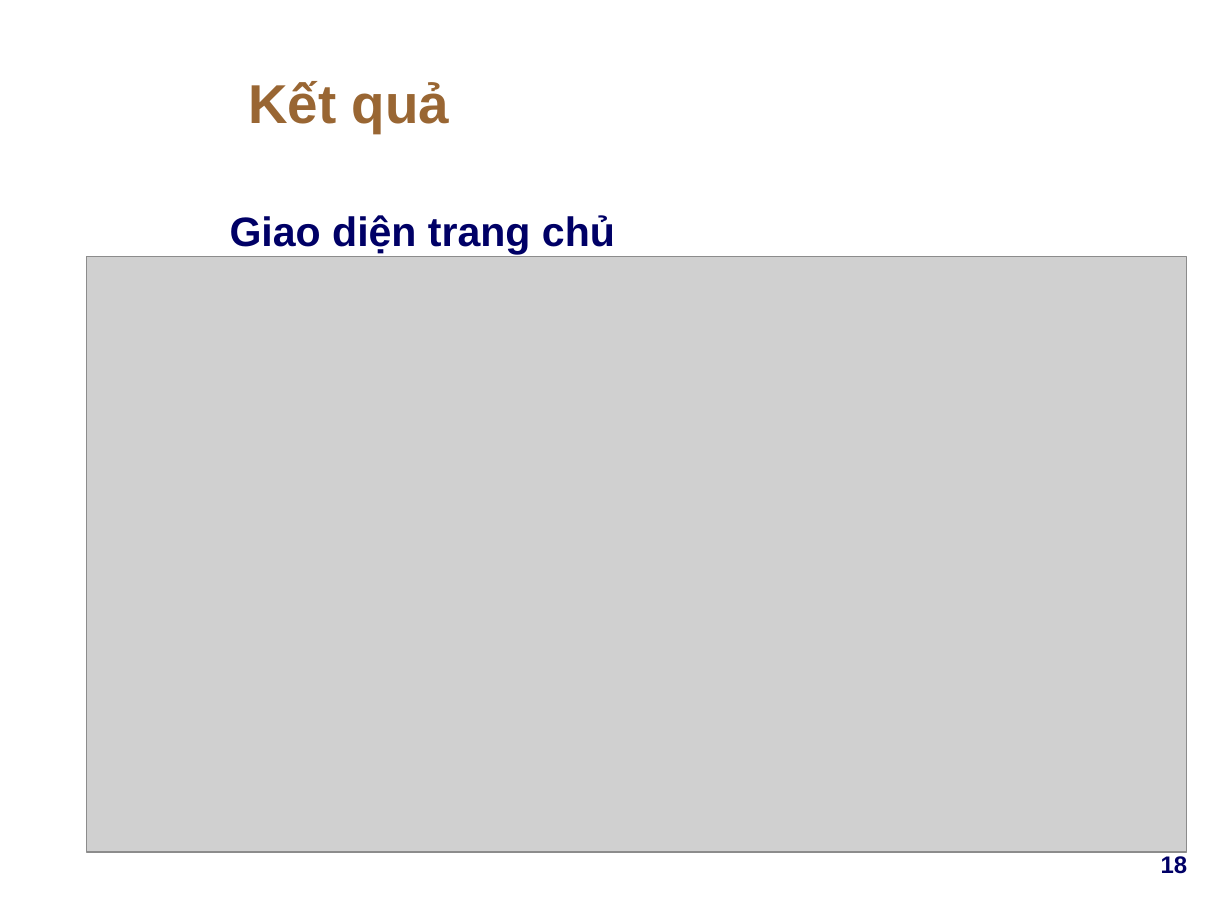
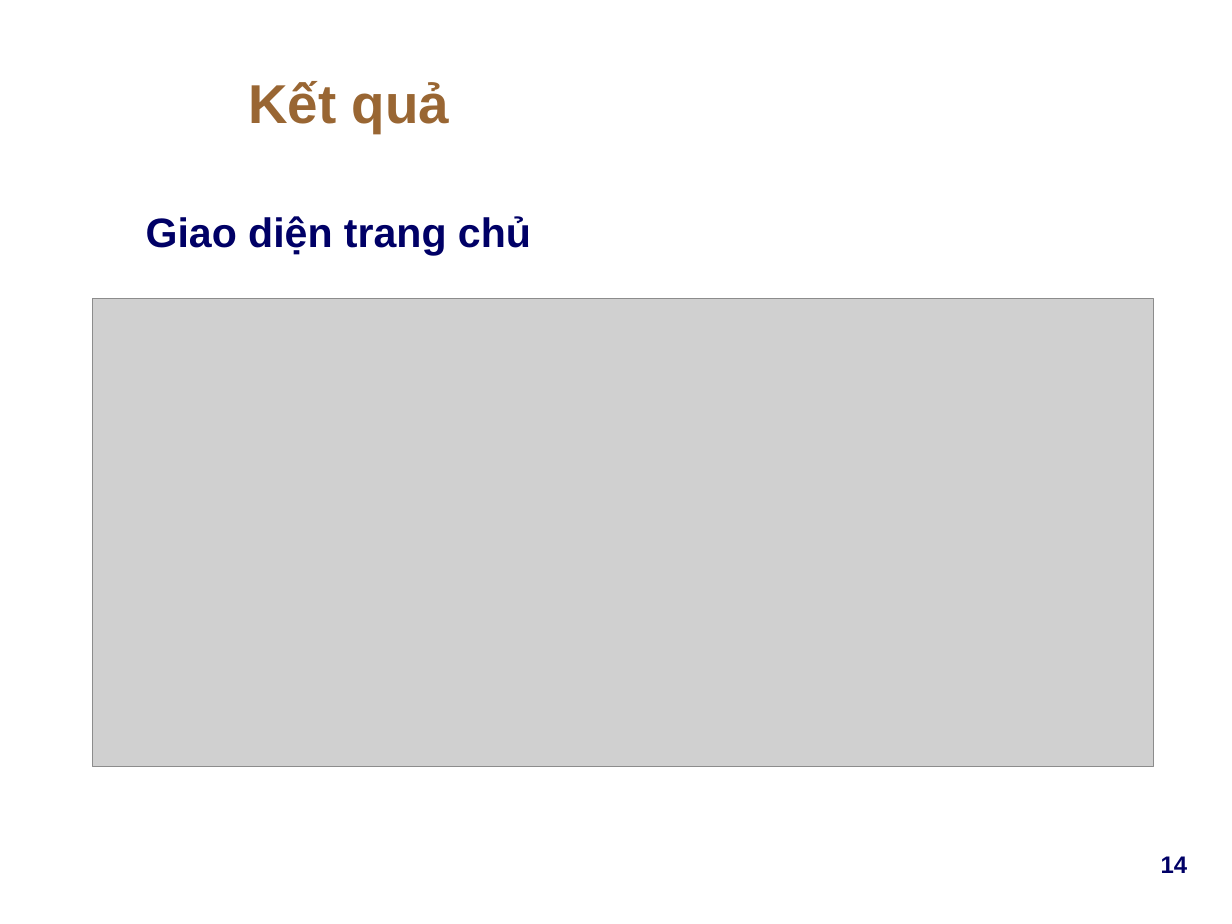
Before and after one commit to pnqphong95/lab-manager, a slide deck: slide 14 of docs/resources/Presentation.pptx (slide 18 before the commit). Drawn at 1232x924 pixels with LibreOffice and Linux fonts; fonts in the diff are those of the drawing; grey boxes stand for pictures; background and template pictures are left out. Boxes give left, top, right and bottom in pixels: in the first picture for what was removed or moved away, otherwise in the second. Text is boxed around its words. In the diff, an @@ line names an element or a change of style, - is before the commit and + after.

```diff
--- a/docs/resources/Presentation.pptx
+++ b/docs/resources/Presentation.pptx
@@ text "Giao diện trang chủ": place and size @@
-text "Giao diện trang chủ" at (230, 215, 615, 254)
+text "Giao diện trang chủ" at (146, 216, 531, 256)
@@ picture: place and size @@
-picture at (86, 256, 1186, 851)
+picture at (92, 298, 1153, 766)
@@ page number at (1161, 856, 1188, 873): text changed @@
-18
+14
```
Also in this commit, not shown: 13 other slides changed, 1 slide added, 5 slides removed.
